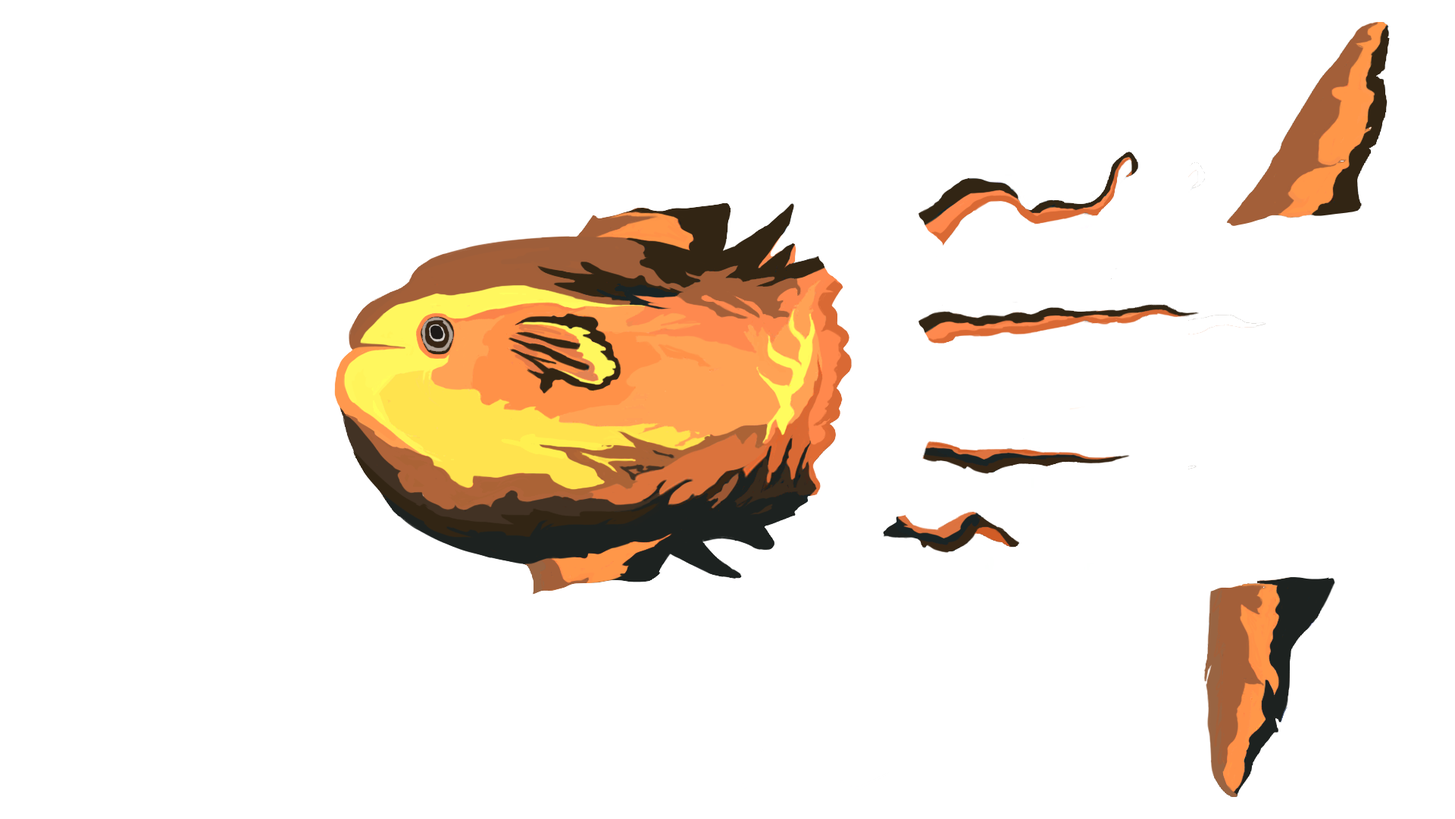
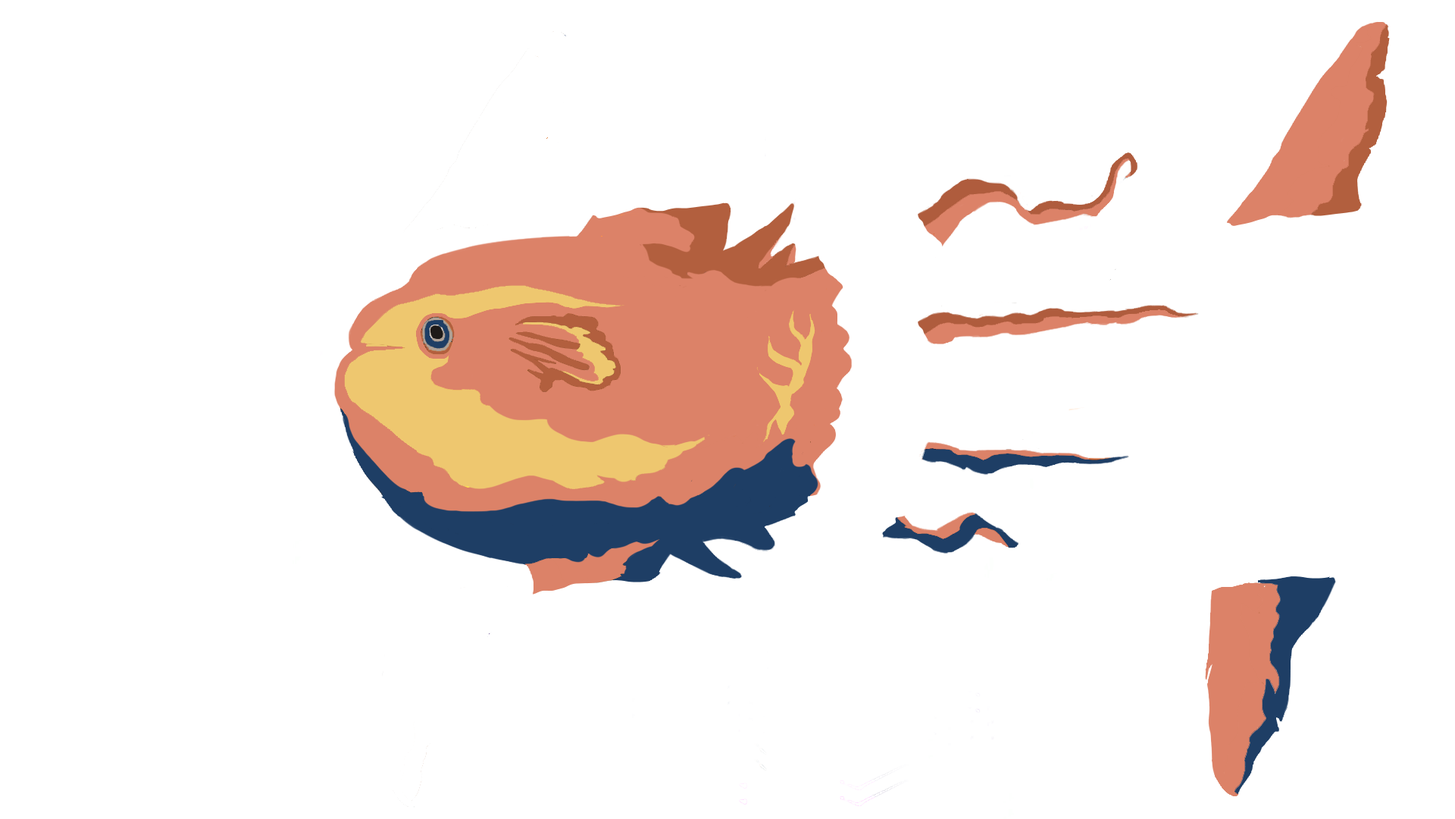
Two versions of the same layered image (1455 × 819). Layer-by-layer changes:
added group "Group 1" with 2 layers above "Layer 4" over [334, 21, 1391, 808]
added layer "Layer 6" in group "Group 1" over [334, 21, 1391, 796]
added layer "Layer 5" in group "Group 1" over [334, 21, 1391, 808]
hid "fins" (2nd of 2), painted on it over [334, 21, 1391, 808]
hid "B_fins" (2nd of 2), painted on it over [334, 31, 1200, 808]
hid "Body", painted on it over [334, 137, 1188, 803]
